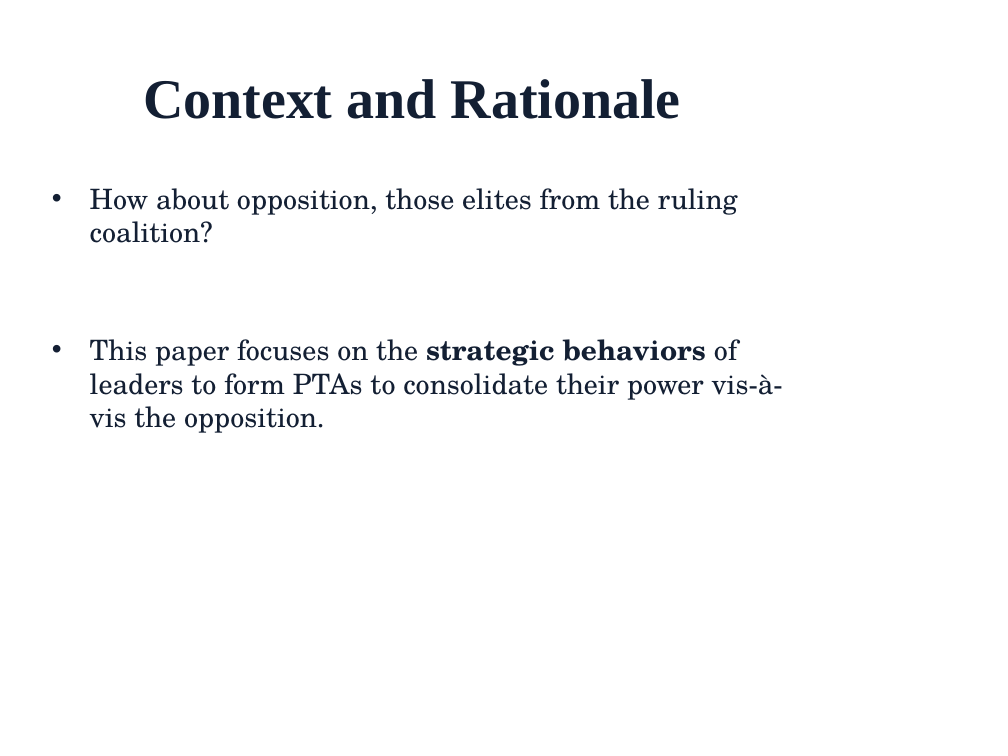
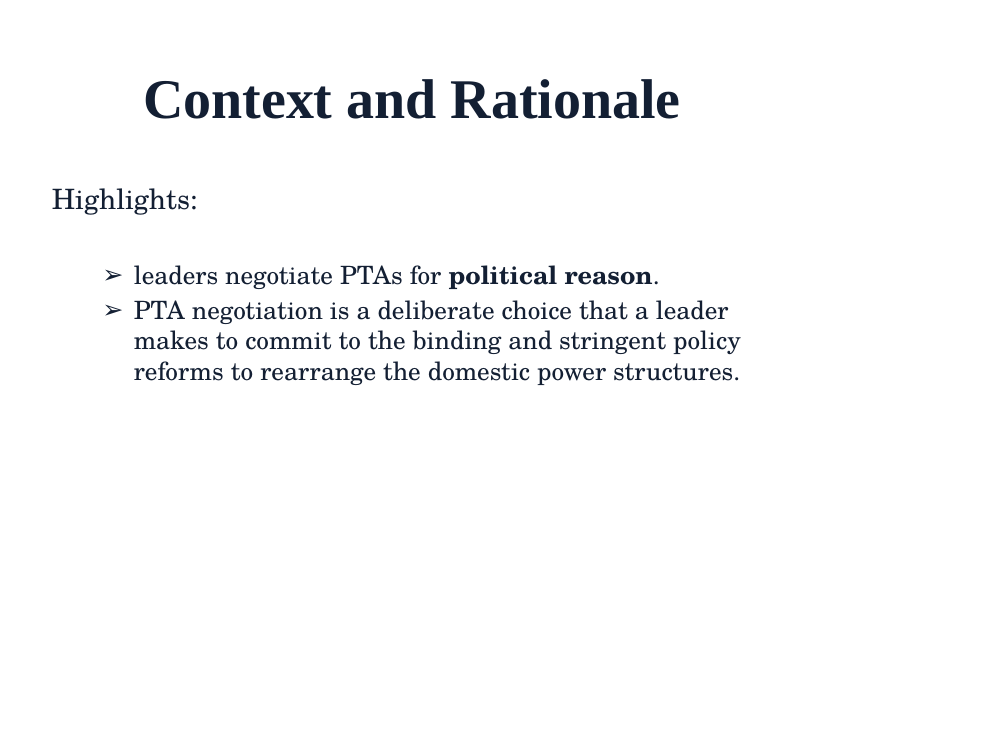
Before and after one commit to LucieLuS/First-year-Paper, a slide deck: slide 8 of Drafts at different points/Presentation slides_Sep10.pptx. Drawn at 1008x756 pixels with LibreOffice and Linux fonts; fonts in the diff are those of the drawing; background and template pictures are left out. Boxes give left, top, right and bottom in pixels: in the first picture for what was removed or moved away, otherwise in the second. Text is boxed around its words. In the diff, an @@ line names an element or a change of style, - is before the commit and + after.

```diff
--- a/Drafts at different points/Presentation slides_Sep10.pptx
+++ b/Drafts at different points/Presentation slides_Sep10.pptx
@@ text at (52,188,741,385): text changed; size 20 to 18 pt @@
-• How about opposition, those elites from the ruling coalition?
-• This paper focuses on the strategic behaviors of leaders to form PTAs to consolidate their power vis-à-vis the opposition.
+Highlights:
+  ➢ leaders negotiate PTAs for political reason.
+  ➢ PTA negotiation is a deliberate choice that a leader makes to commit to the binding and stringent policy reforms to rearrange the domestic power structures.
```
Also in this commit, not shown: 11 other slides changed, 1 slide added, 15 other files.
